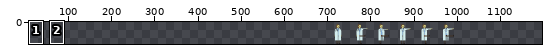
Two versions of one sprite sheet, dist/assets/doctor_frames.png. The first picture is a wide view before the edit; the outline marks the close-up.
Close-up. Before the commit:
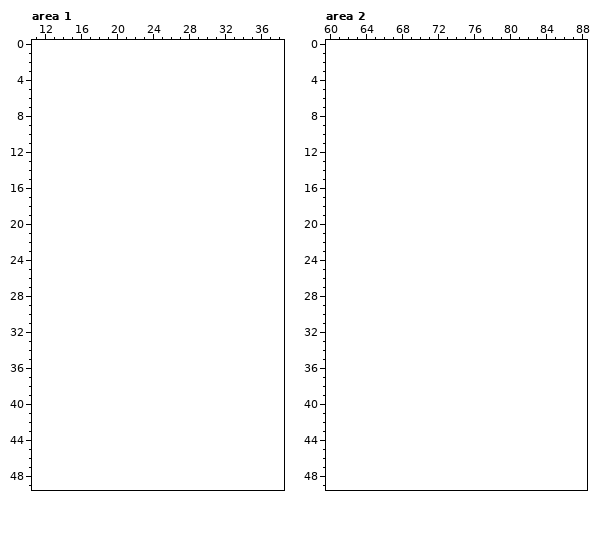
The file is 300x50 pixels. Shown: area 1: x 11..38, y 0..49; area 2: x 60..88, y 0..49. The old version is drawn lined up with the new one, on the new canvas. The wide view leaves out empty margins. The commit also changed other parts of the picture, which this record leaves out.
After:
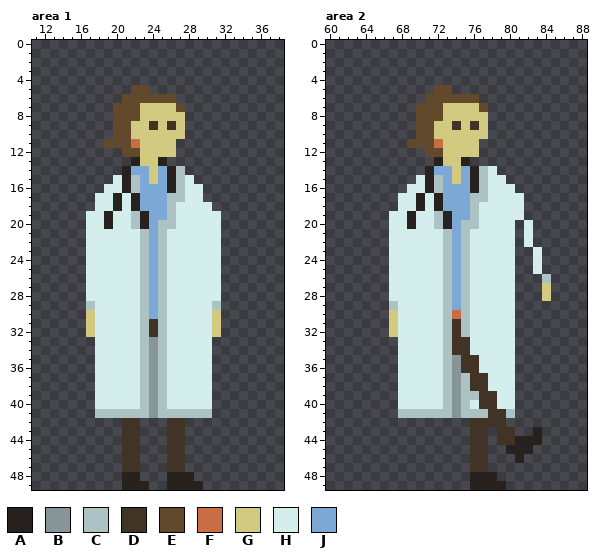
Palette (. is transparent): A #28221f  B #869598  C #acc2c3  D #413325  E #63492c  F #c96d45  G #d1ca80  H #d4eded  J #7ca8d5
Diff:
canvas 300x50 -> 1200x50, the old top-left corner now at 700,0
Changed rows in their new state; - is an unchanged pixel.
Area 1:
first column x 17:
 5 -----EE--------
 6 ----EEEEEE-----
 7 ---EEEGGGGE----
 8 ---EEEGGGGG----
 9 ---EEGGDGDG----
10 ---EEGGGGGG----
11 --EEEFGGGG-----
12 ----EEGGGG-----
13 -----AGGA------
14 ----AJJGJAC----
15 ---HACJGJACH---
16 --HHACJJJACHH--
17 -HHAHAJJJCCHH--
18 -HHAHAJJJCHHHH-
19 HHAHHCAJJCHHHHH
20 HHAHHCAJCCHHHHH
21 HHHHHHCJCHHHHHH
22 HHHHHHCJCHHHHHH
23 HHHHHHCJCHHHHHH
24 HHHHHHCJCHHHHHH
25 HHHHHHCJCHHHHHH
26 HHHHHHCJCHHHHHH
27 HHHHHHCJCHHHHHH
28 HHHHHHCJCHHHHHH
29 CHHHHHCJCHHHHHC
30 GHHHHHCJCHHHHHG
31 GHHHHHCDCHHHHHG
32 GHHHHHCDCHHHHHG
33 -HHHHHCBCHHHHH-
34 -HHHHHCBCHHHHH-
35 -HHHHHCBCHHHHH-
36 -HHHHHCBCHHHHH-
37 -HHHHHCBCHHHHH-
38 -HHHHHCBCHHHHH-
39 -HHHHHCBCHHHHH-
40 -HHHHHCBCHHHHH-
41 -CCCCCCBCCCCCC-
42 ----DD---DD----
43 ----DD---DD----
44 ----DD---DD----
45 ----DD---DD----
46 ----DD---DD----
47 ----DD---DD----
48 ----AA---AAA---
49 ----AAA--AAAA--
Area 2:
first column x 67:
 5 -----EE-----------
 6 ----EEEEEE--------
 7 ---EEEGGGGE-------
 8 ---EEEGGGGG-------
 9 ---EEGGDGDG-------
10 ---EEGGGGGG-------
11 --EEEFGGGG--------
12 ----EEGGGG--------
13 -----AGGA---------
14 ----AJJGJACH------
15 ---HACJGJACHH-----
16 --HHACJJJACHHH----
17 -HHAHAJJJCCHHHH---
18 -HHAHAJJJCHHHHH---
19 HHAHHCAJJCHHHHH---
20 HHAHHCAJCCHHHH-H--
21 HHHHHHCJCHHHHH-H--
22 HHHHHHCJCHHHHH-H--
23 HHHHHHCJCHHHHH--H-
24 HHHHHHCJCHHHHH--H-
25 HHHHHHCJCHHHHH--H-
26 HHHHHHCJCHHHHH---C
27 HHHHHHCJCHHHHH---G
28 HHHHHHCJCHHHHH---G
29 CHHHHHCJCHHHHH----
30 GHHHHHCFCHHHHH----
31 GHHHHHCDCHHHHH----
32 GHHHHHCDCHHHHH----
33 -HHHHHCDDHHHHH----
34 -HHHHHCDDHHHHH----
35 -HHHHHCBDDHHHH----
36 -HHHHHCBDDHHHH----
37 -HHHHHCBCDDHHH----
38 -HHHHHCBCDDHHH----
39 -HHHHHCBCCDDHH----
40 -HHHHHCBCHDDHH----
41 -CCCCCCBCCCDDC----
42 ---------DDDD-----
43 ---------DD-DD--A-
44 ---------DD-DDAAA-
45 ---------DD--AAA--
46 ---------DD---A---
47 ---------DD-------
48 ---------AAA------
49 ---------AAAA-----
Boxes around the changes in both close-ups, in picture pixels (x1, y1, x2, y2):
added: (86, 85, 221, 490)
added: (389, 85, 551, 490)
